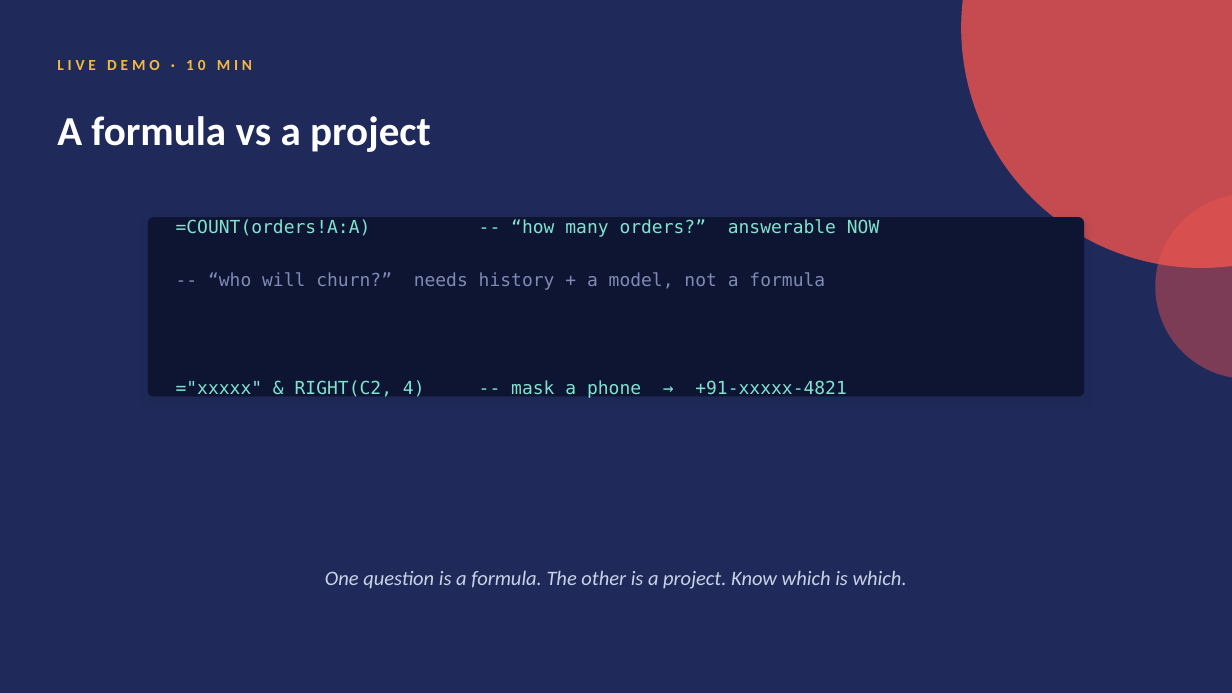
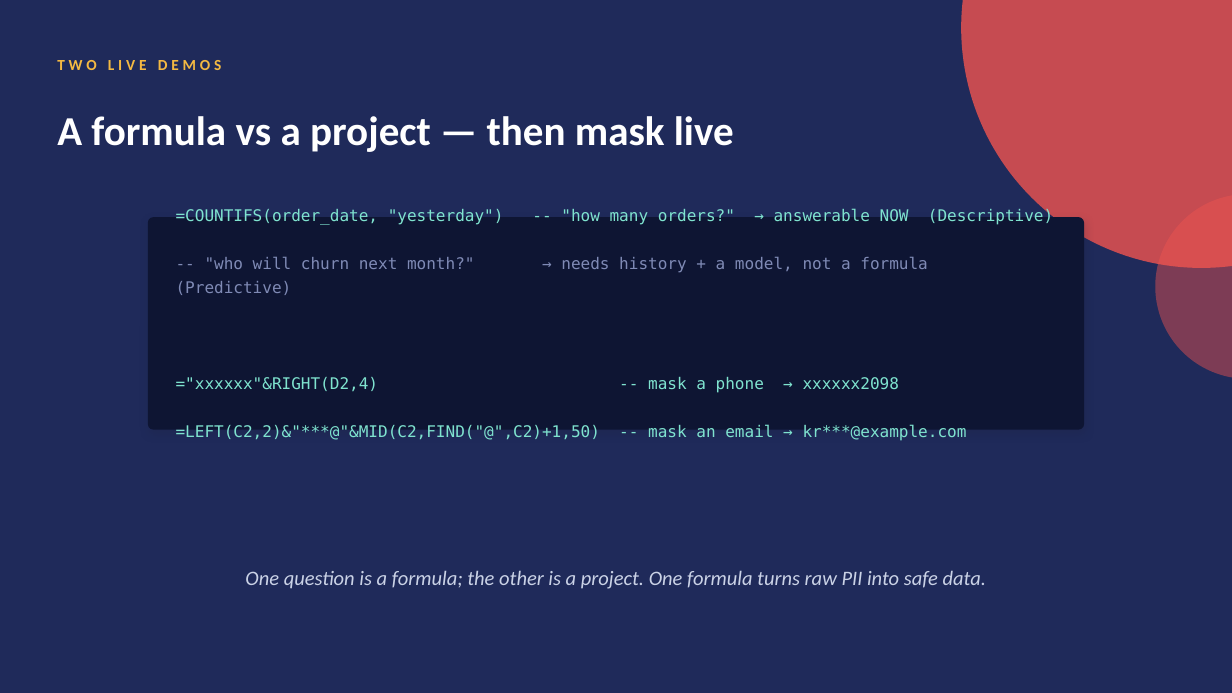
Before and after one commit to Abhinav1296/teaching, a slide deck: slide 7 of Day_02_Analytics_Types_and_Ethics/Day_02_deck.pptx (slide 6 before the commit). Drawn at 1232x693 pixels with LibreOffice and Linux fonts; fonts in the diff are those of the drawing. Boxes give left, top, right and bottom in pixels: in the first picture for what was removed or moved away, otherwise in the second. Text is boxed around its words. In the diff, an @@ line names an element or a change of style, - is before the commit and + after.

```diff
--- a/Day_02_Analytics_Types_and_Ethics/Day_02_deck.pptx
+++ b/Day_02_Analytics_Types_and_Ethics/Day_02_deck.pptx
@@ text at (57, 60, 222, 70): text changed @@
-LIVE DEMO · 10 MIN
+TWO LIVE DEMOS
@@ text at (57, 116, 734, 152): text changed @@
-A formula vs a project
+A formula vs a project — then mask live
@@ text at (176, 208, 1053, 441): text changed; size 14 to 12.5 pt @@
-=COUNT(orders!A:A) -- “how many orders?” answerable NOW
--- “who will churn?” needs history + a model, not a formula
-="xxxxx" & RIGHT(C2, 4) -- mask a phone → +91-xxxxx-4821
+=COUNTIFS(order_date, "yesterday") -- "how many orders?" → answerable NOW (Descriptive)
+-- "who will churn next month?" → needs history + a model, not a formula (Predictive)
+="xxxxxx"&RIGHT(D2,4) -- mask a phone → xxxxxx2098
+=LEFT(C2,2)&"***@"&MID(C2,FIND("@",C2)+1,50) -- mask an email → kr***@example.com
@@ rounded rectangle: place and size @@
-rounded rectangle at (148, 217, 1084, 396)
+rounded rectangle at (148, 217, 1084, 430)
@@ rounded rectangle at (148, 217, 1084, 430): proportions changed @@
@@ text at (245, 570, 986, 589): text changed @@
-One question is a formula. The other is a project. Know which is which.
+One question is a formula; the other is a project. One formula turns raw PII into safe data.
```
Also in this commit, not shown: 6 other slides changed, 3 slides added, 2 slides removed, 3 other files.
